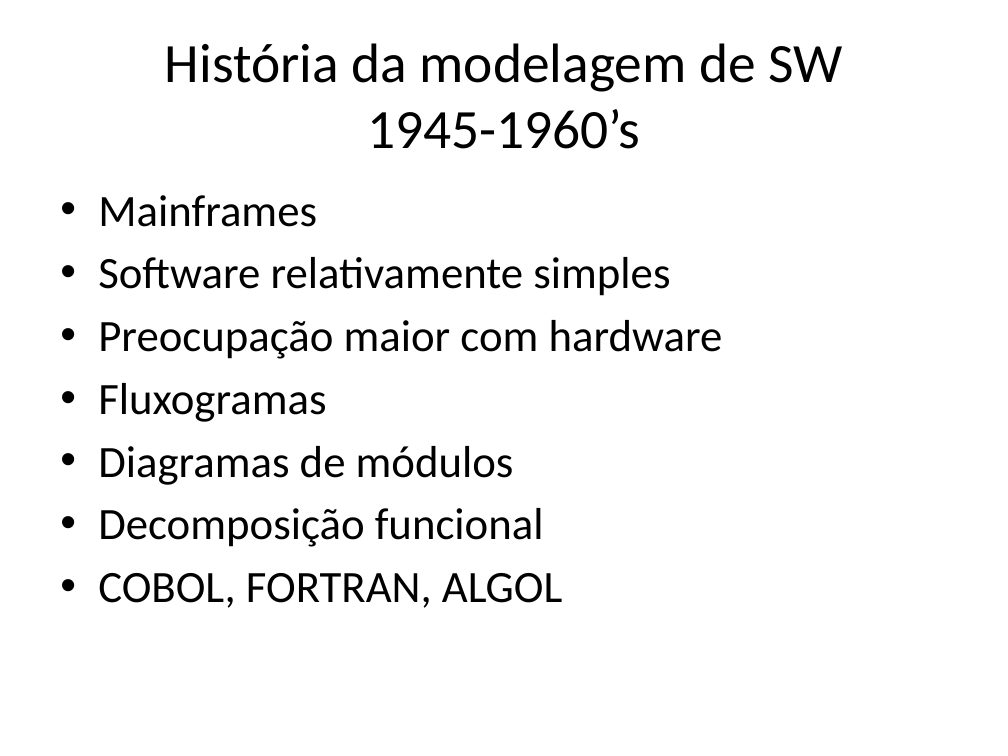
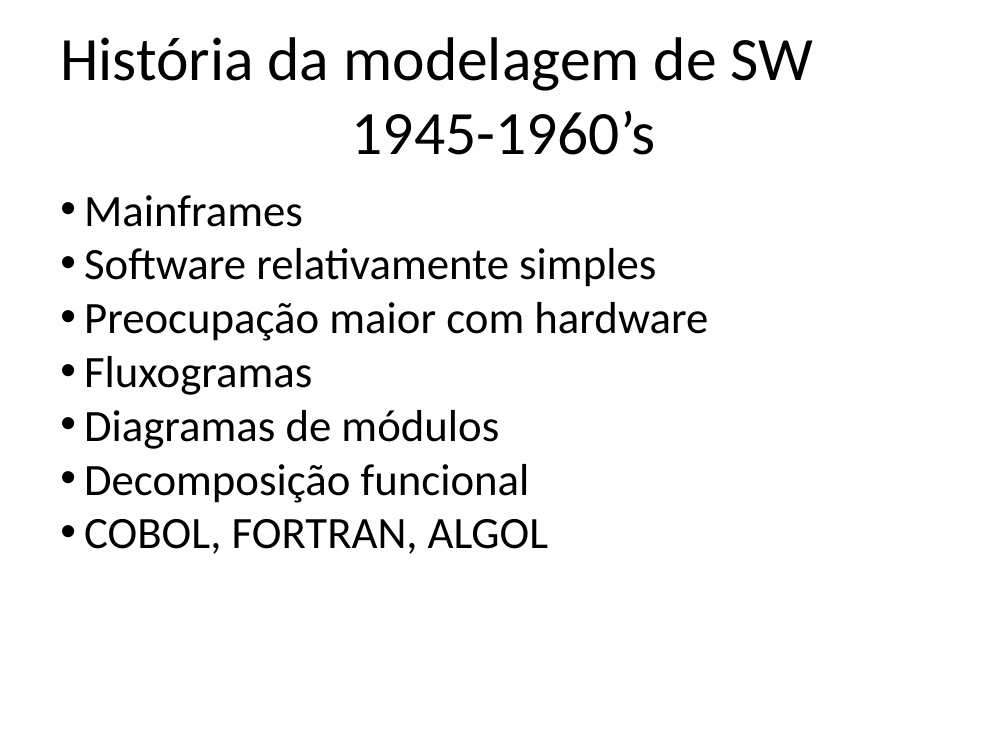
Before and after one commit to eduardocunha11/firstblog, a slide deck: slide 17 of aulas/gsi538/Aula 4 - IntroduçãoModelagemSW.pptx. Drawn at 1008x756 pixels with LibreOffice and Linux fonts; fonts in the diff are those of the drawing. Boxes give left, top, right and bottom in pixels: in the first picture for what was removed or moved away, otherwise in the second. Text is boxed around its words. In the diff, an @@ line names an element or a change of style, - is before the commit and + after.

Commit message:
atualizacao do material das disciplinas de Modelagem, ESOF e PDS2.

```diff
--- a/aulas/gsi538/Aula 4 - IntroduçãoModelagemSW.pptx
+++ b/aulas/gsi538/Aula 4 - IntroduçãoModelagemSW.pptx
@@ text "História da modelagem de SW ..." at [60,37,814,155]: size 39.6 to 44 pt @@
@@ text "Mainframes" at [84,195,708,554]: indent changed; less space between paragraphs @@
```
Also in this commit, not shown: 22 other slides changed, 13 other files.
